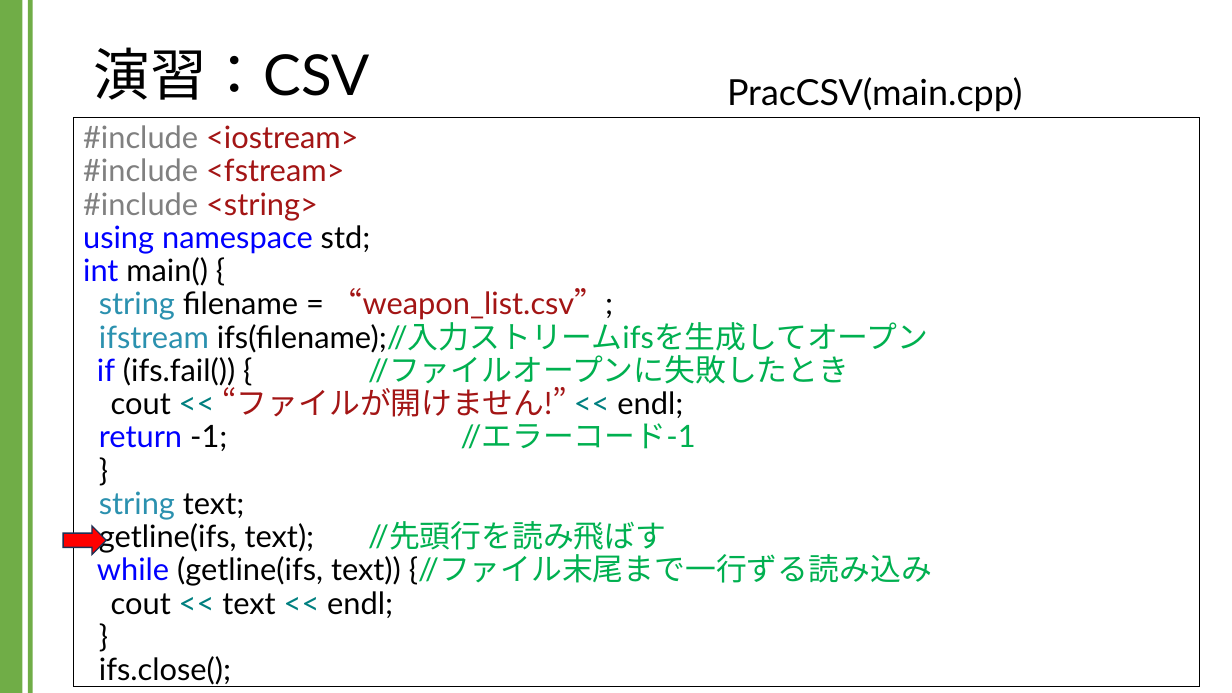
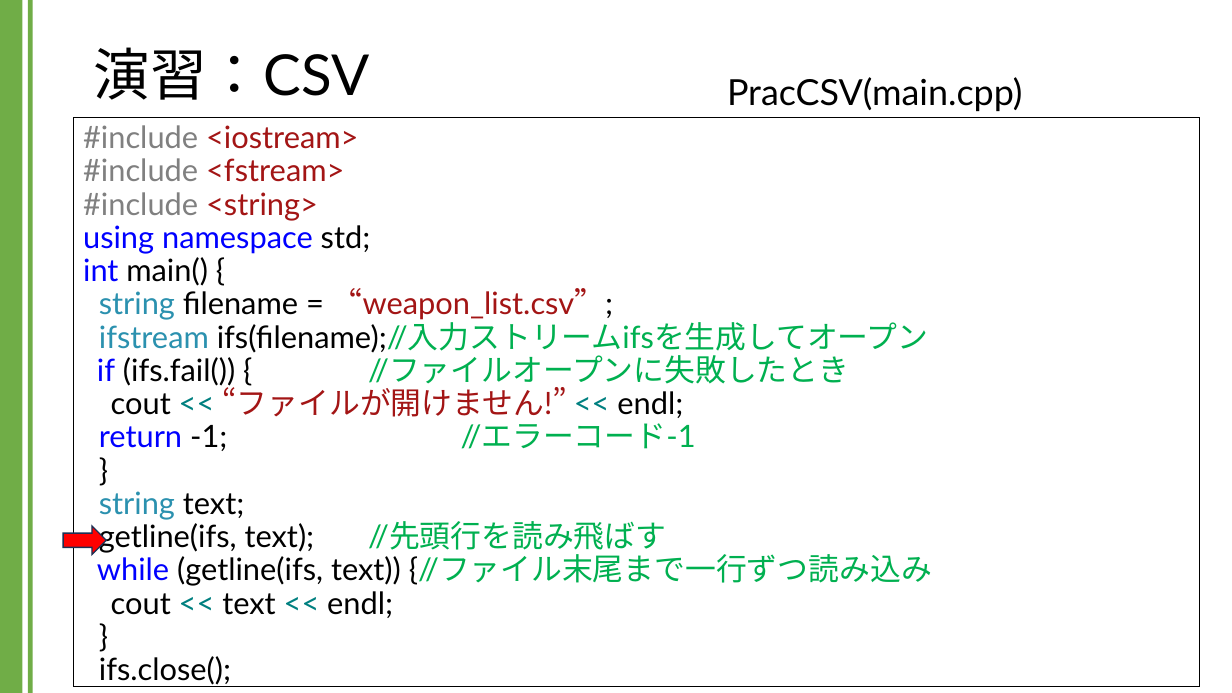
Before and after one commit to kic-murata/cpp2024, a slide deck: slide 6 of 授業資料/演習課題：CSV.pptx. Drawn at 1232x693 pixels with LibreOffice and Linux fonts; fonts in the diff are those of the drawing. Boxes give left, top, right and bottom in pixels: in the first picture for what was removed or moved away, otherwise in the second. Text is boxed around its words. In the diff, an @@ line names an element or a change of style, - is before the commit and + after.

```diff
--- a/授業資料/演習課題：CSV.pptx
+++ b/授業資料/演習課題：CSV.pptx
@@ text at (83, 125, 932, 685): text changed @@
-#include <iostream>
-#include <fstream>
-#include <string>
-using namespace std;
-int main() {
-string filename = “weapon_list.csv”;
-ifstream ifs(filename);//入力ストリームifsを生成してオープン
-if (ifs.fail()) { //ファイルオープンに失敗したとき
-cout << “ファイルが開けません!” << endl;
-return -1; //エラーコード-1
-}
-string text;
-getline(ifs, text); //先頭行を読み飛ばす
-while (getline(ifs, text)) {//ファイル末尾まで一行ずる読み込み
-cout << text << endl;
-}
-ifs.close();
+#include <iostream>
+#include <fstream>
+#include <string>
+using namespace std;
+int main() {
+string filename = “weapon_list.csv”;
+ifstream ifs(filename);//入力ストリームifsを生成してオープン
+if (ifs.fail()) { //ファイルオープンに失敗したとき
+cout << “ファイルが開けません!” << endl;
+return -1; //エラーコード-1
+}
+string text;
+getline(ifs, text); //先頭行を読み飛ばす
+while (getline(ifs, text)) {//ファイル末尾まで一行ずつ読み込み
+cout << text << endl;
+}
+ifs.close();
```
Also in this commit, not shown: 2 other slides changed, 2 other files.
